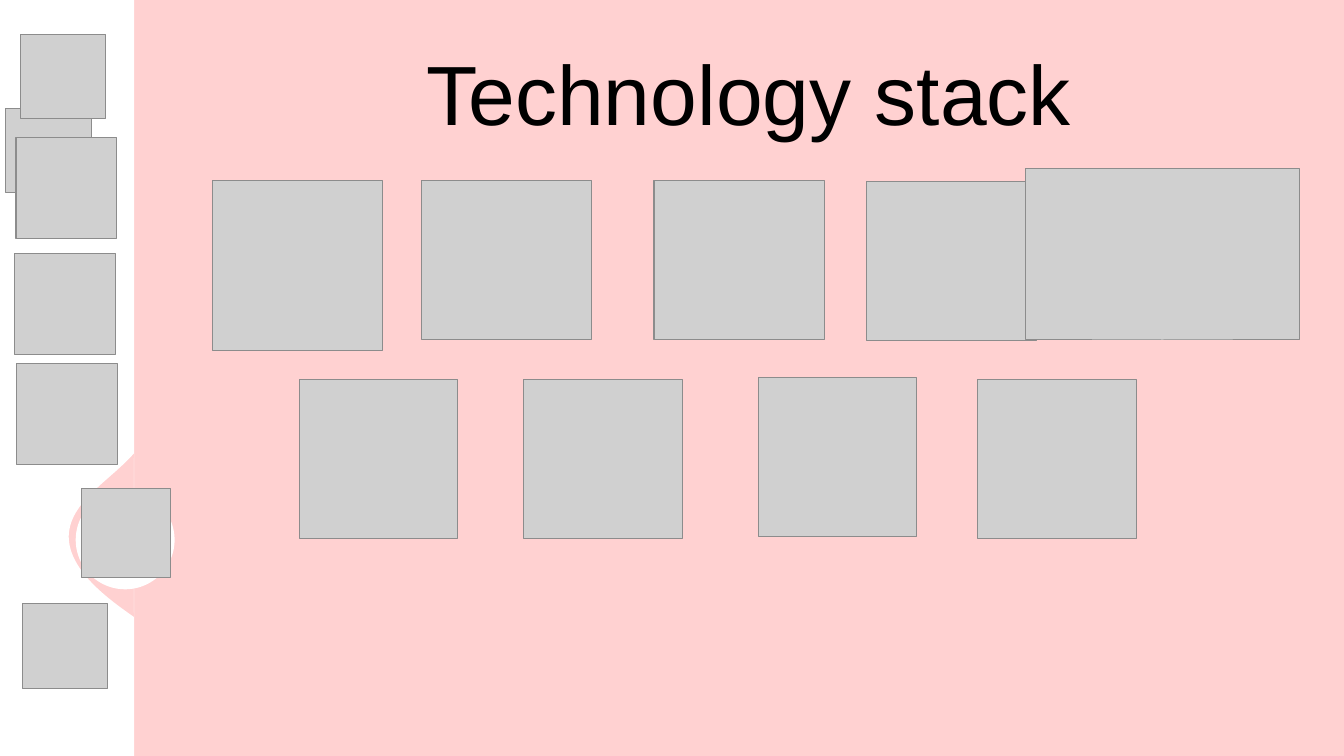
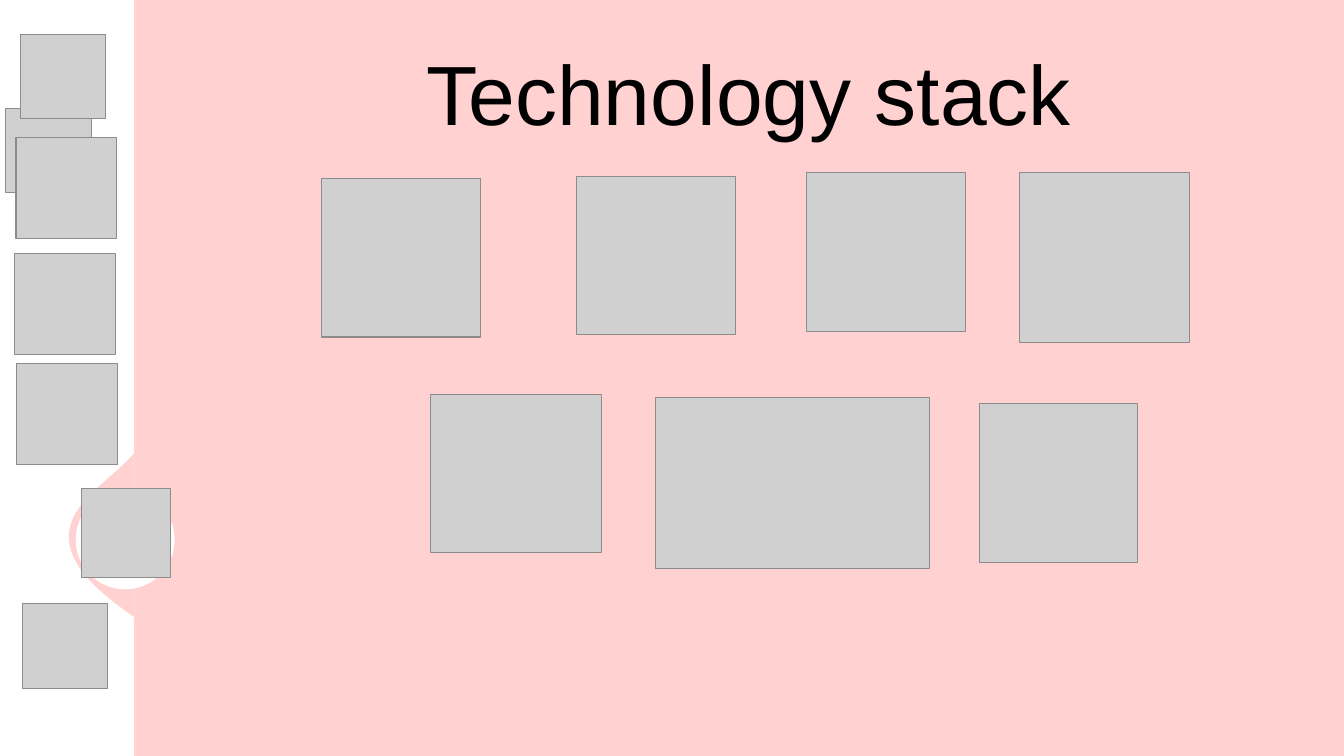
Before and after one commit to Code-Of-The-Future-Hackathon/code-of-the-future-2023-alto, a slide deck: slide 5 of docs/Presentation - AlTo.pptx. Drawn at 1344x756 pixels with LibreOffice and Linux fonts; fonts in the diff are those of the drawing; grey boxes stand for pictures; background and template pictures are left out. Boxes give left, top, right and bottom in pixels: in the first picture for what was removed or moved away, otherwise in the second. Text is boxed around its words. In the diff, an @@ line names an element or a change of style, - is before the commit and + after.

```diff
--- a/docs/Presentation - AlTo.pptx
+++ b/docs/Presentation - AlTo.pptx
@@ picture: place and size @@
-picture at box(523, 380, 682, 538)
+picture at box(322, 178, 480, 337)
@@ picture: place and size @@
-picture at box(299, 380, 458, 538)
+picture at box(577, 176, 735, 335)
@@ picture: place and size @@
-picture at box(758, 378, 917, 536)
+picture at box(807, 172, 965, 331)
@@ picture: place and size @@
-picture at box(212, 180, 382, 351)
+picture at box(1019, 172, 1190, 343)
@@ picture removed at box(421, 180, 592, 339) @@
@@ picture removed at box(654, 180, 825, 339) @@
@@ picture: place and size @@
-picture at box(866, 181, 1036, 340)
+picture at box(432, 394, 602, 553)
@@ picture: place and size @@
-picture at box(1025, 169, 1300, 341)
+picture at box(655, 398, 930, 570)
@@ picture: place and size @@
-picture at box(978, 380, 1136, 538)
+picture at box(979, 404, 1137, 563)
```
Also in this commit, not shown: 1 other slide changed, 1 other file.
